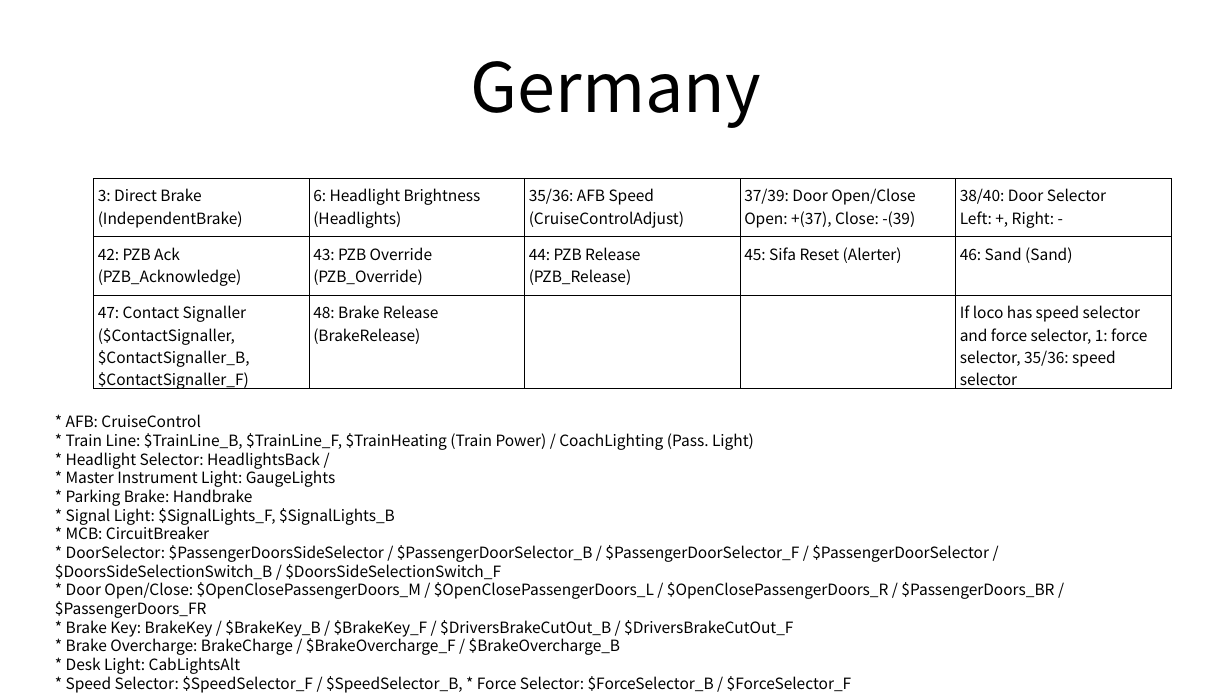
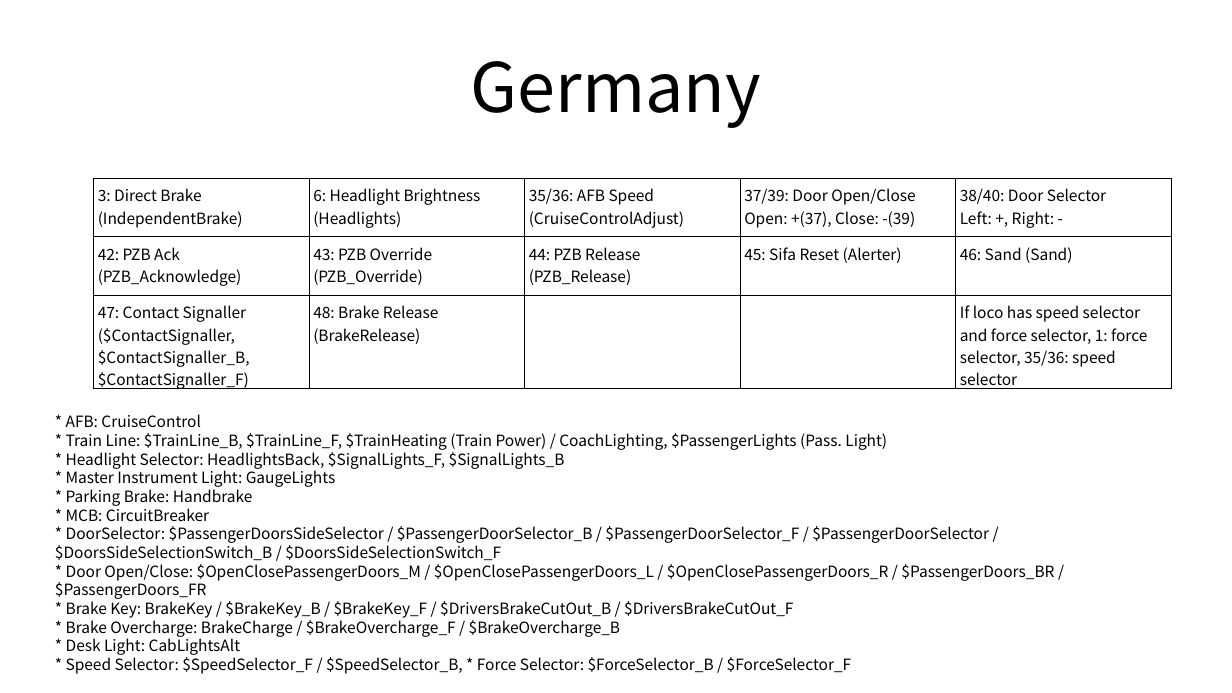
Before and after one commit to FreddyYJ/TSW-RailDriver-Remap, a slide deck: slide 2 of Index.odp. Drawn at 1232x693 pixels with LibreOffice and Linux fonts; fonts in the diff are those of the drawing. Boxes give left, top, right and bottom in pixels: in the first picture for what was removed or moved away, otherwise in the second. Text is boxed around its words. In the diff, an @@ line names an element or a change of style, - is before the commit and + after.

```diff
--- a/Index.odp
+++ b/Index.odp
@@ text at <box>66,433,887,469</box>: text changed @@
-* Train Line: $TrainLine_B, $TrainLine_F, $TrainHeating (Train Power) / CoachLighting (Pass. Light)
-* Headlight Selector: HeadlightsBack /
+* Train Line: $TrainLine_B, $TrainLine_F, $TrainHeating (Train Power) / CoachLighting, $PassengerLights (Pass. Light)
+* Headlight Selector: HeadlightsBack, $SignalLights_F, $SignalLights_B
@@ text at <box>66,505,395,525</box>: paragraph removed @@
-* Signal Light: $SignalLights_F, $SignalLights_B
```
Also in this commit, not shown: 8 other files.
